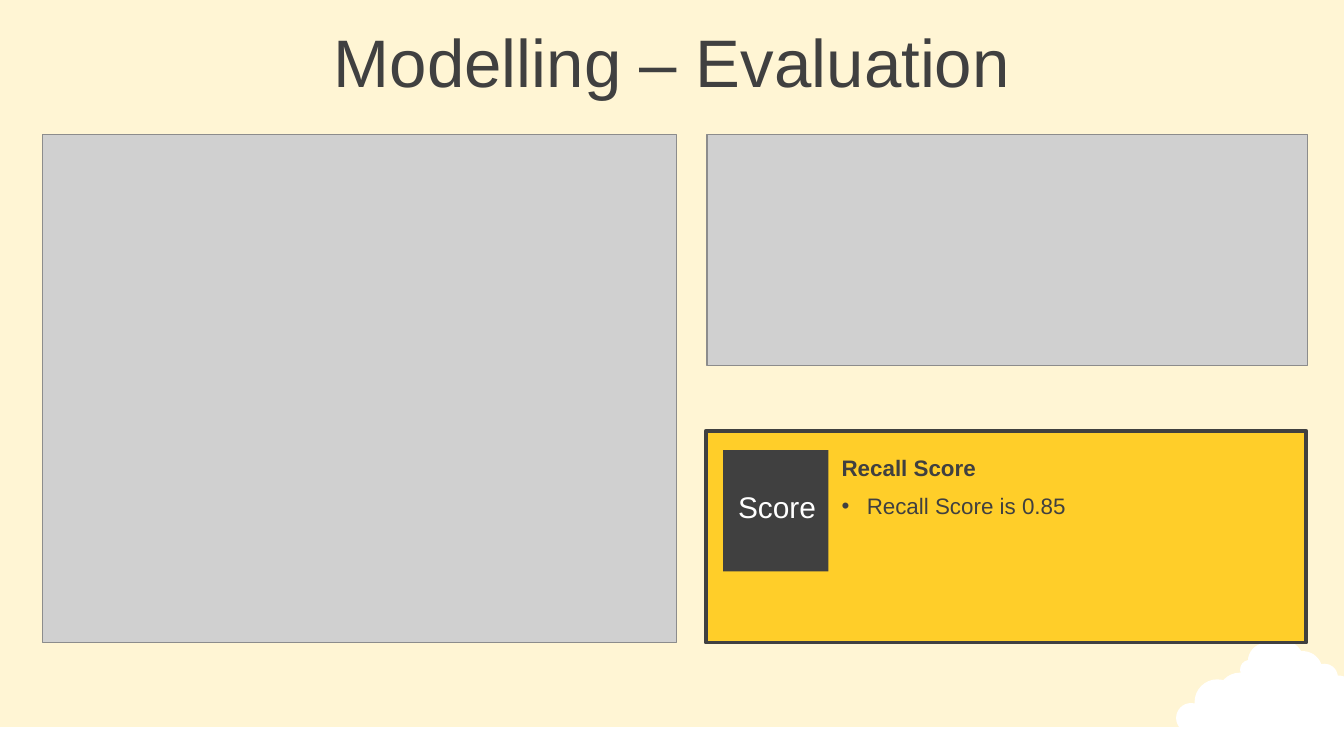
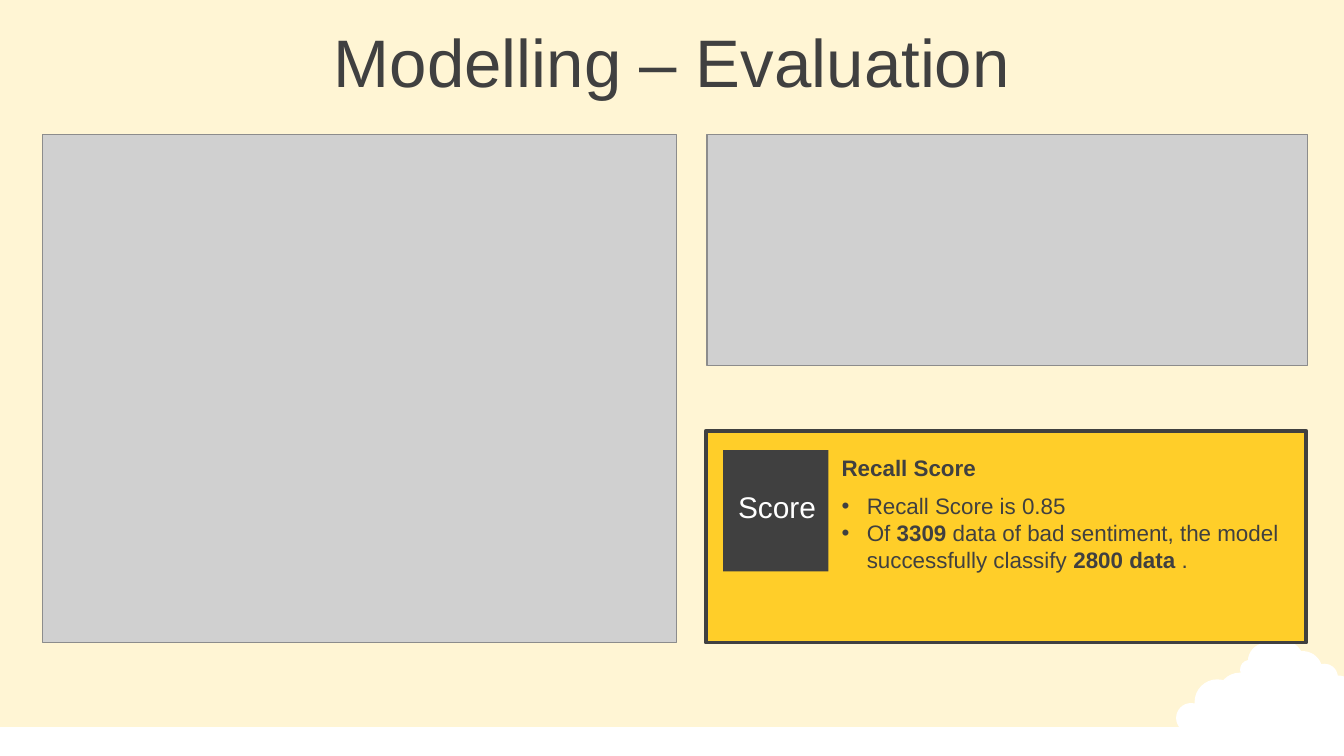
Before and after one commit to Damianus04/data-science-purwadhika-final-project, a slide deck: slide 20 of 0-Final-Project-Presentation.pptx (slide 18 before the commit). Drawn at 1344x756 pixels with LibreOffice and Linux fonts; fonts in the diff are those of the drawing; grey boxes stand for pictures. Boxes give left, top, right and bottom in pixels: in the first picture for what was removed or moved away, otherwise in the second. Text is boxed around its words. In the diff, an @@ line names an element or a change of style, - is before the commit and + after.

Commit message:
updating model with new way of development

```diff
--- a/0-Final-Project-Presentation.pptx
+++ b/0-Final-Project-Presentation.pptx
@@ text at <box>867,524,1278,573</box>: paragraph added @@
+• Of 3309 data of bad sentiment, the model successfully classify 2800 data .
```
Also in this commit, not shown: 3 other slides changed, 14 slides added, 41 slides removed, 12 other files.
